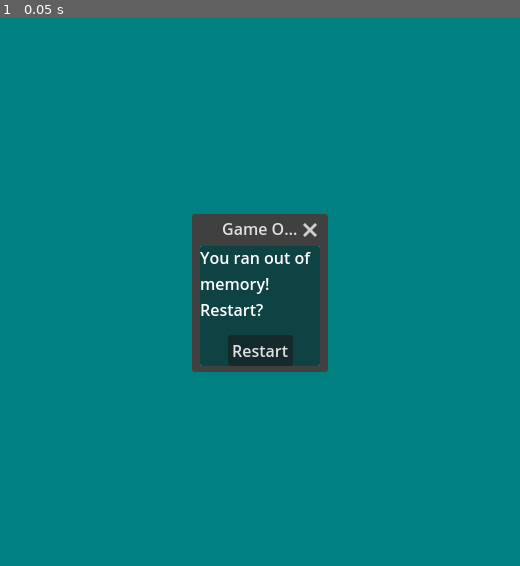
Above: before the commit, frame 1.
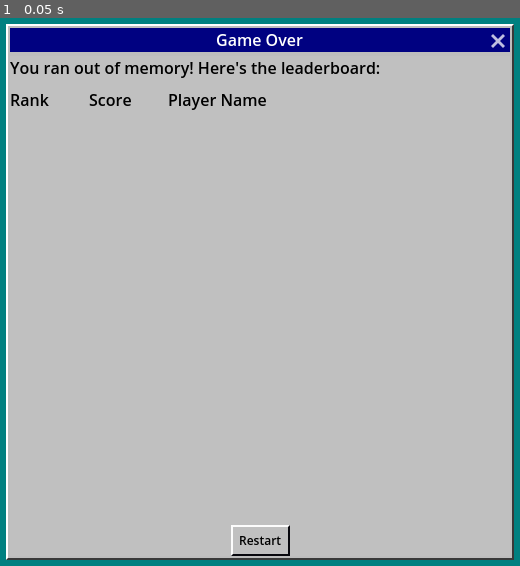
Above: after the commit, the same moment.

Repository: jerrutledge/Mars-Roverflow
Game: Godot game, scene res://scenes/GameOver.tscn
The game is run twice, just before and just after one commit, with the same random seed, the same clock (stepped at 60 frames per second) and the same inputs. This scene is started directly instead of the project's main scene.
Inputs:
- Up to frame 1 (0.05 s): no input

The runs differ from the first frame. In frame 1, 95% of the frame differs, in the area x 1-99%, y 1-99%.
Error in both runs: Invalid access to property or key 'player_identifier' on a base object of type 'Nil'. (res://src/leaderboard.gd:68)

Commit message:
Fetch leaderboard

Diff:
--- a/scenes/GameOver.tscn
+++ b/scenes/GameOver.tscn
@@ -1,12 +1,15 @@
-[gd_scene load_steps=2 format=3 uid="uid://dj4ugavjdk01d"]
+[gd_scene load_steps=3 format=3 uid="uid://dj4ugavjdk01d"]
 
 [ext_resource type="Script" path="res://src/GameOver.gd" id="1_oe6hn"]
+[ext_resource type="Theme" uid="uid://dpktb2f2xymkh" path="res://resources/theme.tres" id="1_p60j5"]
 
 [node name="GameOver" type="Window"]
 process_mode = 3
 title = "Game Over"
 initial_position = 2
-size = Vector2i(120, 120)
+size = Vector2i(500, 500)
+min_size = Vector2i(200, 200)
+theme = ExtResource("1_p60j5")
 script = ExtResource("1_oe6hn")
 
 [node name="Panel" type="Panel" parent="."]
@@ -22,7 +25,7 @@
 anchor_right = 1.0
 offset_bottom = 49.0
 grow_horizontal = 2
-text = "You ran out of memory! Restart?"
+text = "You ran out of memory! Here's the leaderboard:"
 autowrap_mode = 3
 
 [node name="ContinueButton" type="Button" parent="Panel"]
@@ -39,4 +42,23 @@
 grow_vertical = 0
 text = "Restart"
 
+[node name="ScrollContainer" type="ScrollContainer" parent="Panel"]
+layout_mode = 1
+anchors_preset = 15
+anchor_right = 1.0
+anchor_bottom = 1.0
+offset_top = 32.0
+offset_bottom = -68.0
+grow_horizontal = 2
+grow_vertical = 2
+
+[node name="Leaderboard" type="VBoxContainer" parent="Panel/ScrollContainer"]
+unique_name_in_owner = true
+layout_mode = 2
+
+[node name="Placeholder" type="Label" parent="Panel/ScrollContainer/Leaderboard"]
+layout_mode = 2
+text = "Loading leaderboard...
+"
+
 [connection signal="pressed" from="Panel/ContinueButton" to="." method="_on_continue_button_pressed"]
--- /dev/null
+++ b/scenes/high_score.tscn
@@ -0,0 +1,19 @@
+[gd_scene load_steps=2 format=3 uid="uid://cbajhyoy0leup"]
+
+[ext_resource type="Script" path="res://src/high_score.gd" id="1_1pv4k"]
+
+[node name="HighScore" type="HBoxContainer"]
+script = ExtResource("1_1pv4k")
+
+[node name="Rank" type="Label" parent="."]
+custom_minimum_size = Vector2(75, 0)
+layout_mode = 2
+
+[node name="PlayerScore" type="Label" parent="."]
+custom_minimum_size = Vector2(75, 0)
+layout_mode = 2
+text = "1234"
+
+[node name="PlayerName" type="Label" parent="."]
+layout_mode = 2
+text = "HighScorePlayer"
--- a/src/GameOver.gd
+++ b/src/GameOver.gd
@@ -1,5 +1,28 @@
 extends Window
+
+var hiscore = preload("res://scenes/high_score.tscn")
 
 func _on_continue_button_pressed():
 	get_tree().paused = false
 	Global.restart()
+
+func _ready():
+	Leaderboard._get_leaderboards()
+	Leaderboard.leaderboard_data.connect(_on_get_leaderboard)
+
+func _on_get_leaderboard(json):
+	for child in %Leaderboard.get_children():
+		%Leaderboard.remove_child(child)
+		child.queue_free()
+	var new_hs = hiscore.instantiate()
+	new_hs.rank = "Rank"
+	new_hs.player_name = "Player Name"
+	new_hs.score = "Score"
+	%Leaderboard.add_child(new_hs)
+
+	for n in json.get_data().items.size():
+		new_hs = hiscore.instantiate()
+		new_hs.rank = str(json.get_data().items[n].rank)
+		new_hs.player_name = str(json.get_data().items[n].player.name)
+		new_hs.score = str(json.get_data().items[n].score)
+		%Leaderboard.add_child(new_hs)
--- /dev/null
+++ b/src/high_score.gd
@@ -0,0 +1,10 @@
+extends HBoxContainer
+
+var score : String = "0"
+var player_name : String = "Player"
+var rank : String = ""
+
+func _ready():
+	$Rank.text = rank
+	$PlayerScore.text = score
+	$PlayerName.text = player_name
--- a/src/leaderboard.gd
+++ b/src/leaderboard.gd
@@ -101,7 +101,7 @@
 	# Print data
 	print(json.get_data())
 
-	leaderboard_data.emit(json.get_data)
+	leaderboard_data.emit(json)
 
 	# Formatting as a leaderboard
 	var leaderboardFormatted = ""
